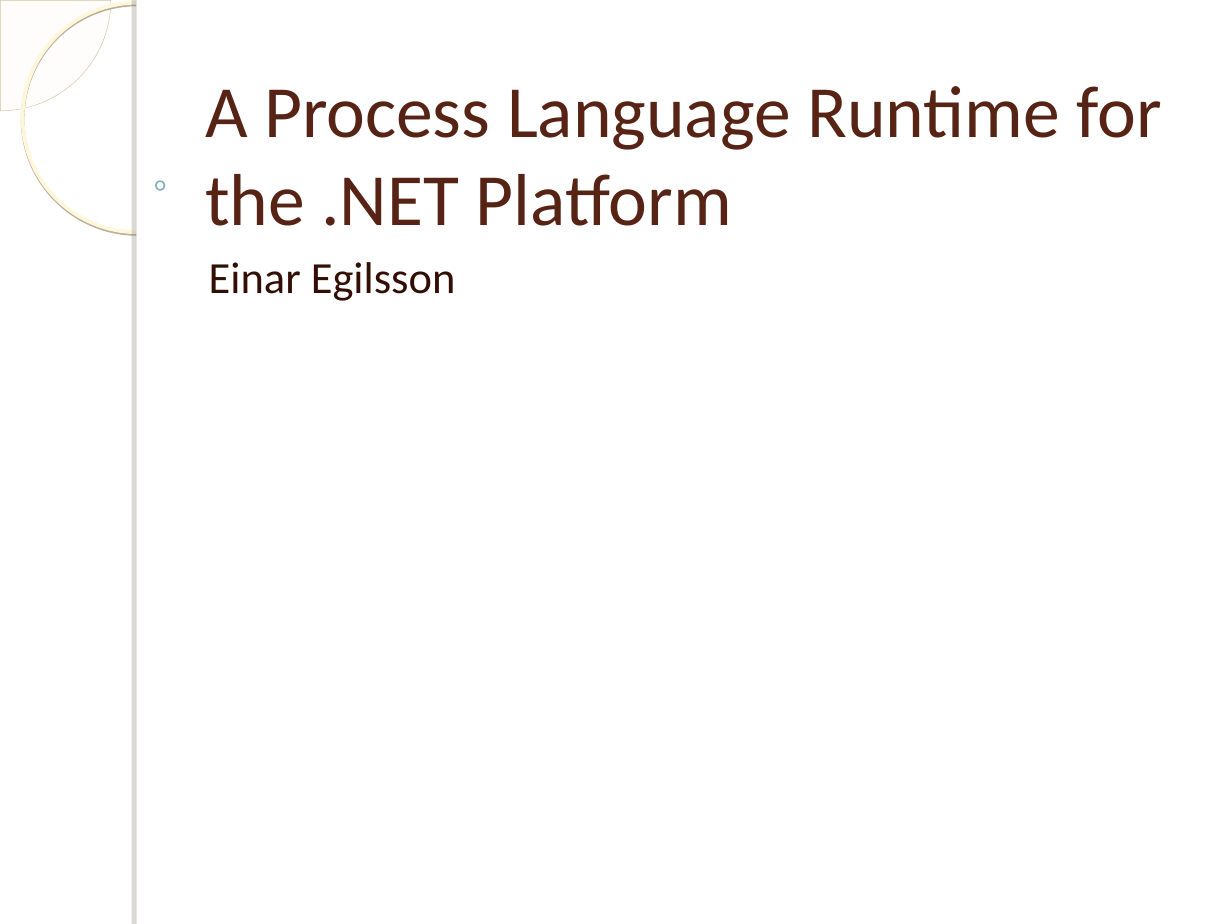
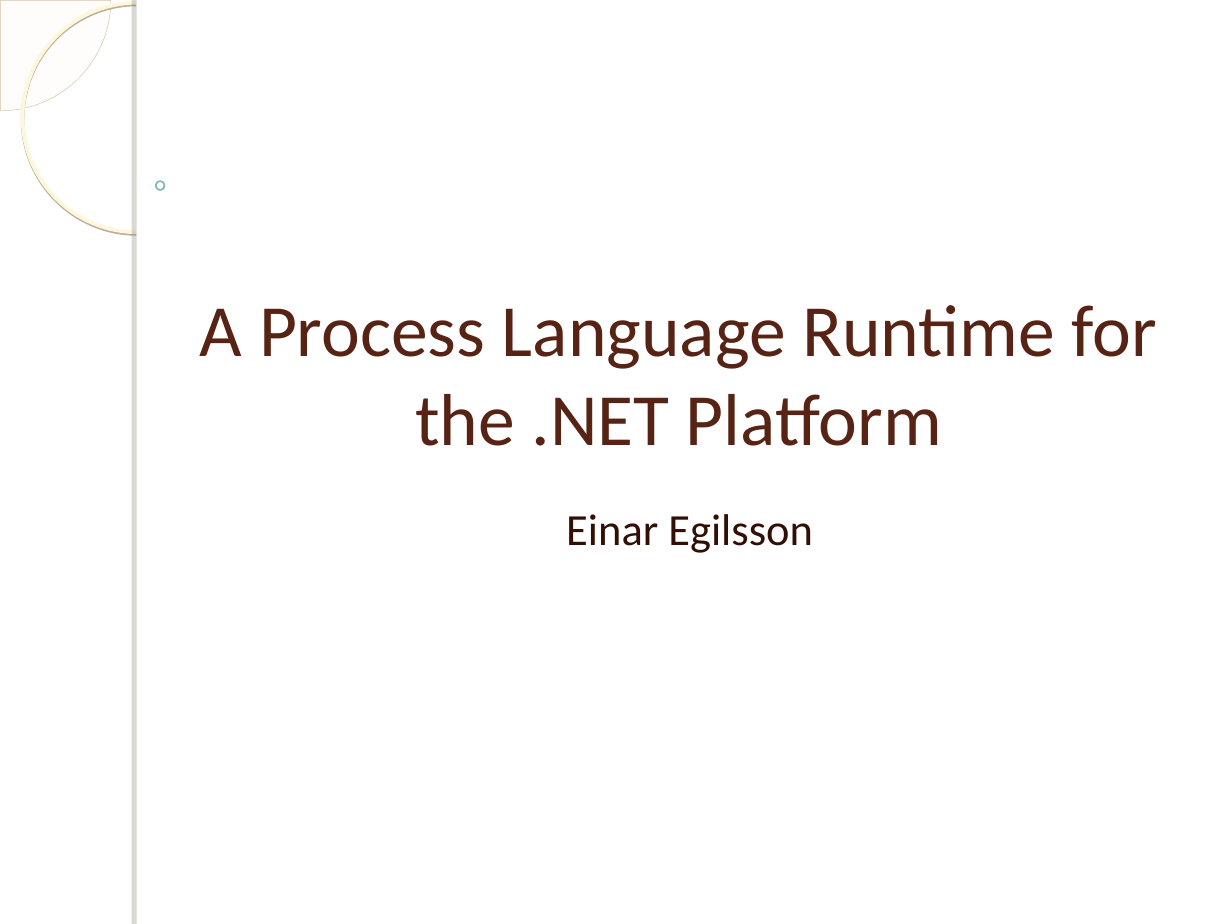
Before and after one commit to einaregilsson/Process-Language-Runtime, a slide deck: slide 1 of presentation.ppt. Drawn at 1232x924 pixels with LibreOffice and Linux fonts; fonts in the diff are those of the drawing; background and template pictures are left out. Boxes give left, top, right and bottom in pixels: in the first picture for what was removed or moved away, otherwise in the second. Text is boxed around its words. In the diff, an @@ line names an element or a change of style, - is before the commit and + after.

```diff
--- a/presentation.ppt
+++ b/presentation.ppt
@@ title "A Process Language Runtime for ..." at [200,305,1157,446]: alignment left to centre @@
@@ title "A Process Language Runtime for ...": place and size @@
-title "A Process Language Runtime for ..." at [205,86,1162,226]
+title "A Process Language Runtime for ..." at [200,305,1157,446]
@@ subtitle "Einar Egilsson": place and size @@
-subtitle "Einar Egilsson" at [209,262,456,301]
+subtitle "Einar Egilsson" at [566,514,813,553]
@@ subtitle "Einar Egilsson" at [566,514,813,553]: alignment left to centre @@
```
Also in this commit, not shown: 5 other slides changed, 1 slide added.
